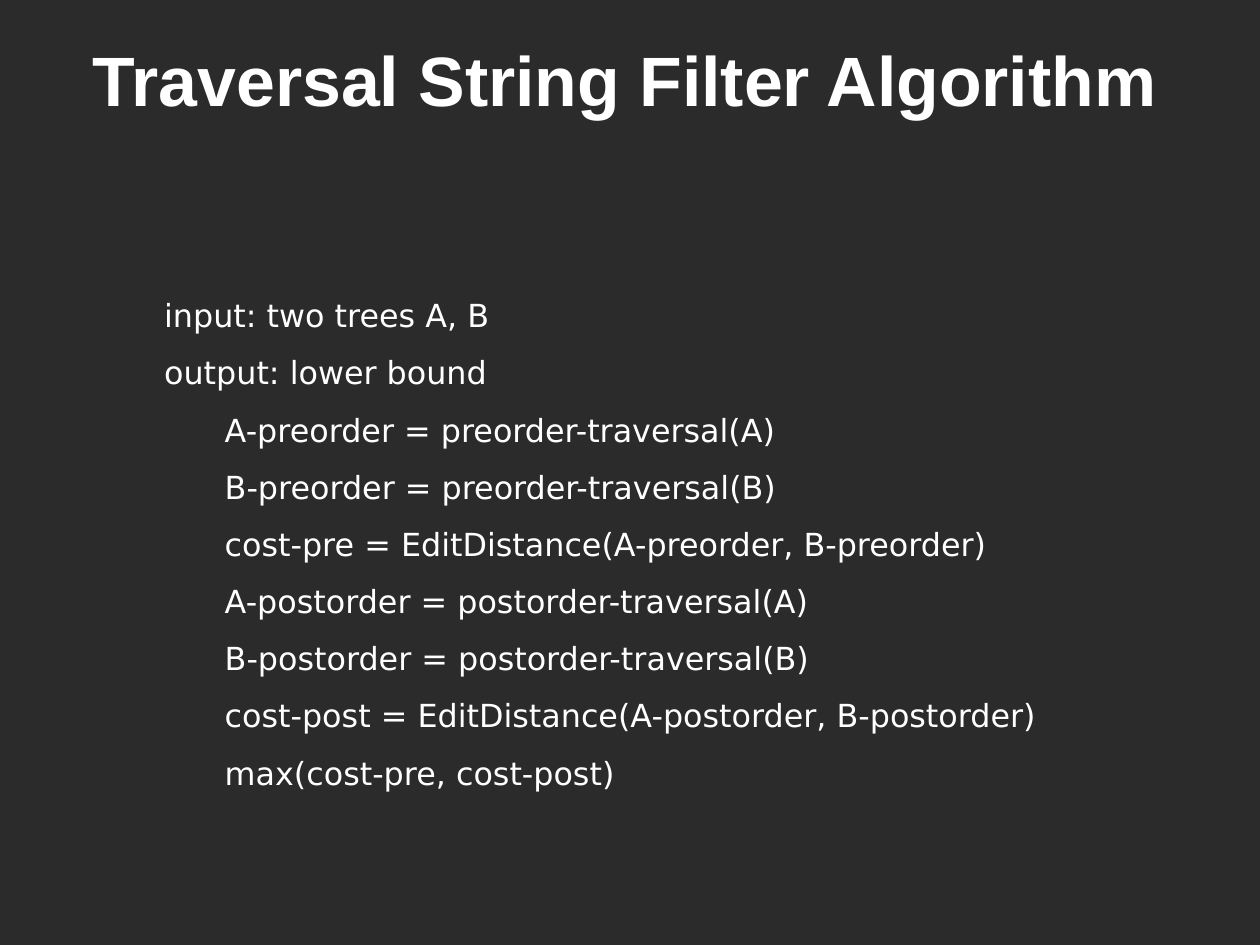
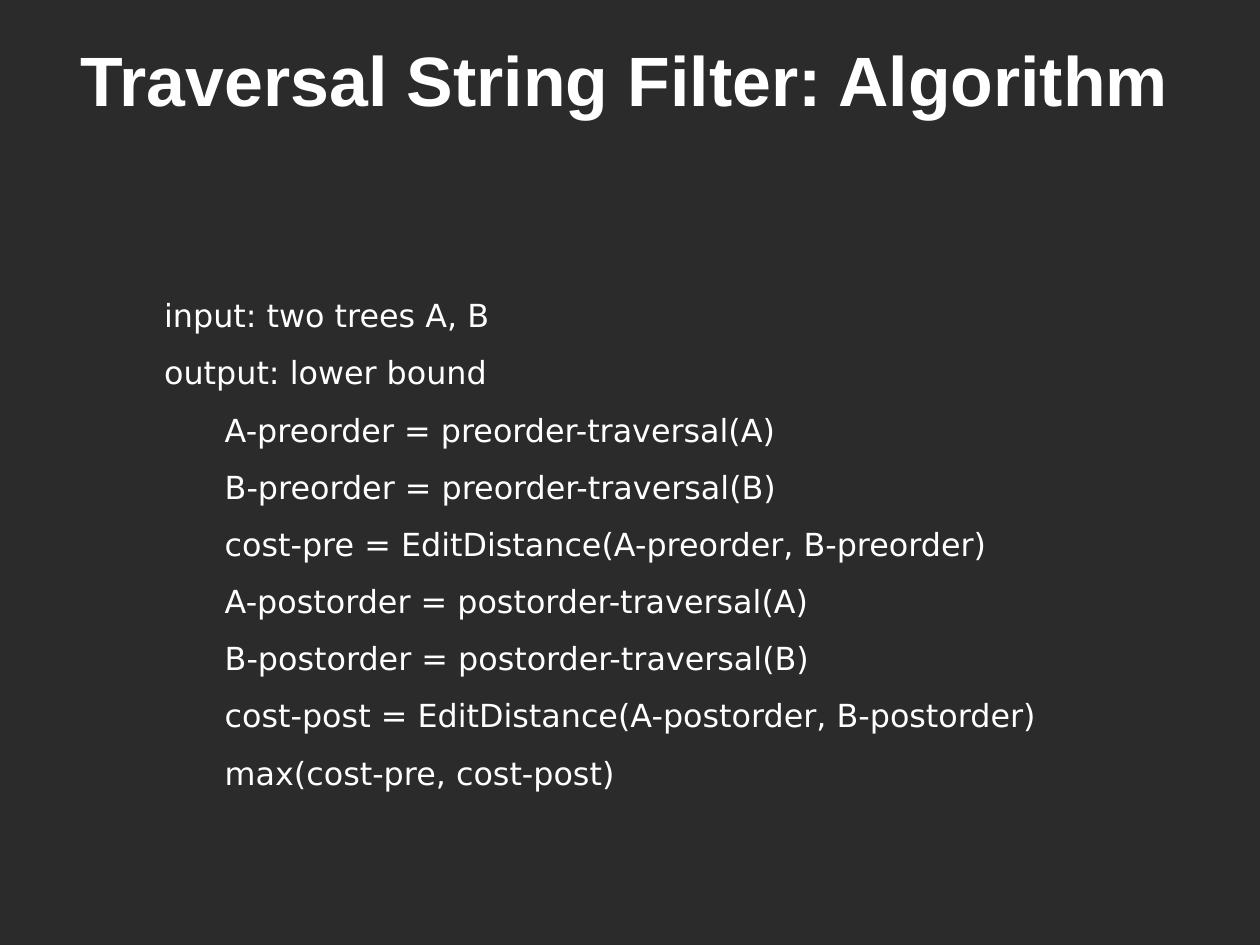
Before and after one commit to LuciferoO/treeeditdistance, a slide deck: slide 7 of treeeditdistance/doc/Presentation.odp (slide 6 before the commit). Drawn at 1260x945 pixels with LibreOffice and Linux fonts; fonts in the diff are those of the drawing; background and template pictures are left out; a plain dark background stands for a picture behind light text. Boxes give left, top, right and bottom in pixels: in the first picture for what was removed or moved away, otherwise in the second. Text is boxed around its words. In the diff, an @@ line names an element or a change of style, - is before the commit and + after.

```diff
--- a/treeeditdistance/doc/Presentation.odp
+++ b/treeeditdistance/doc/Presentation.odp
@@ title at <box>81,55,1168,120</box>: text changed @@
-Traversal String Filter Algorithm
+Traversal String Filter: Algorithm
```
Also in this commit, not shown: 4 other slides changed, 2 slides added.
